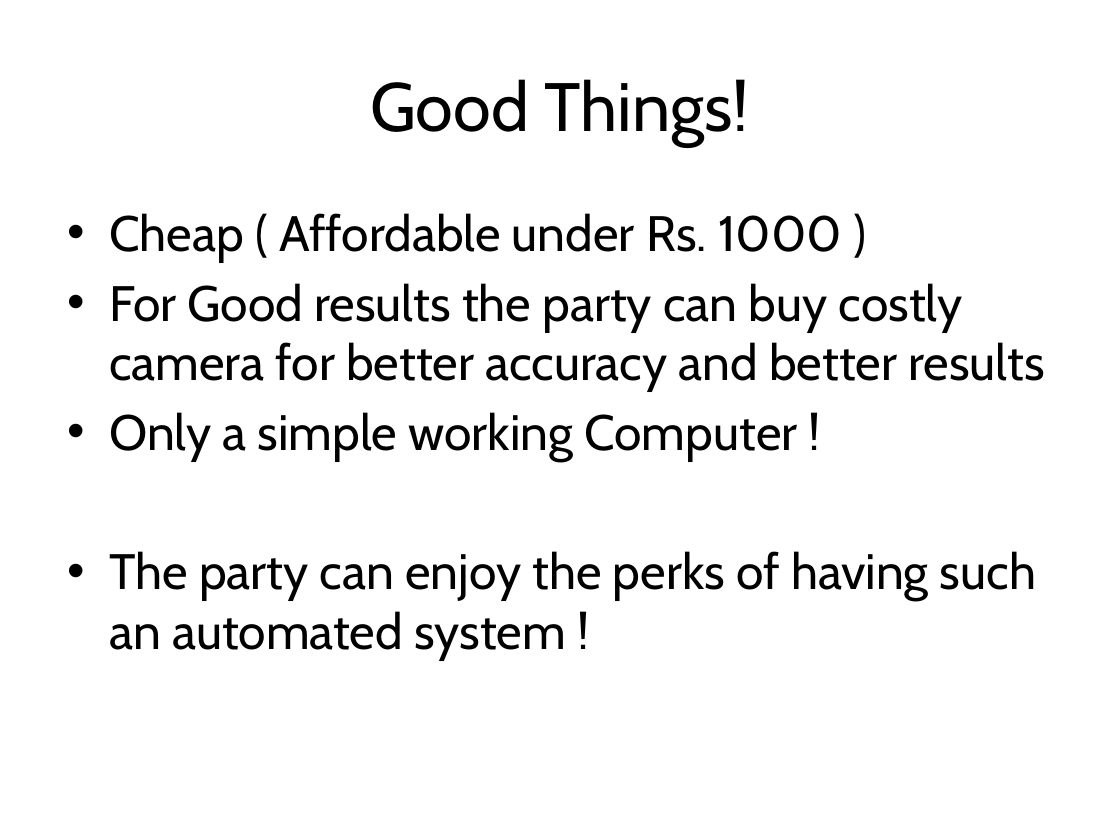
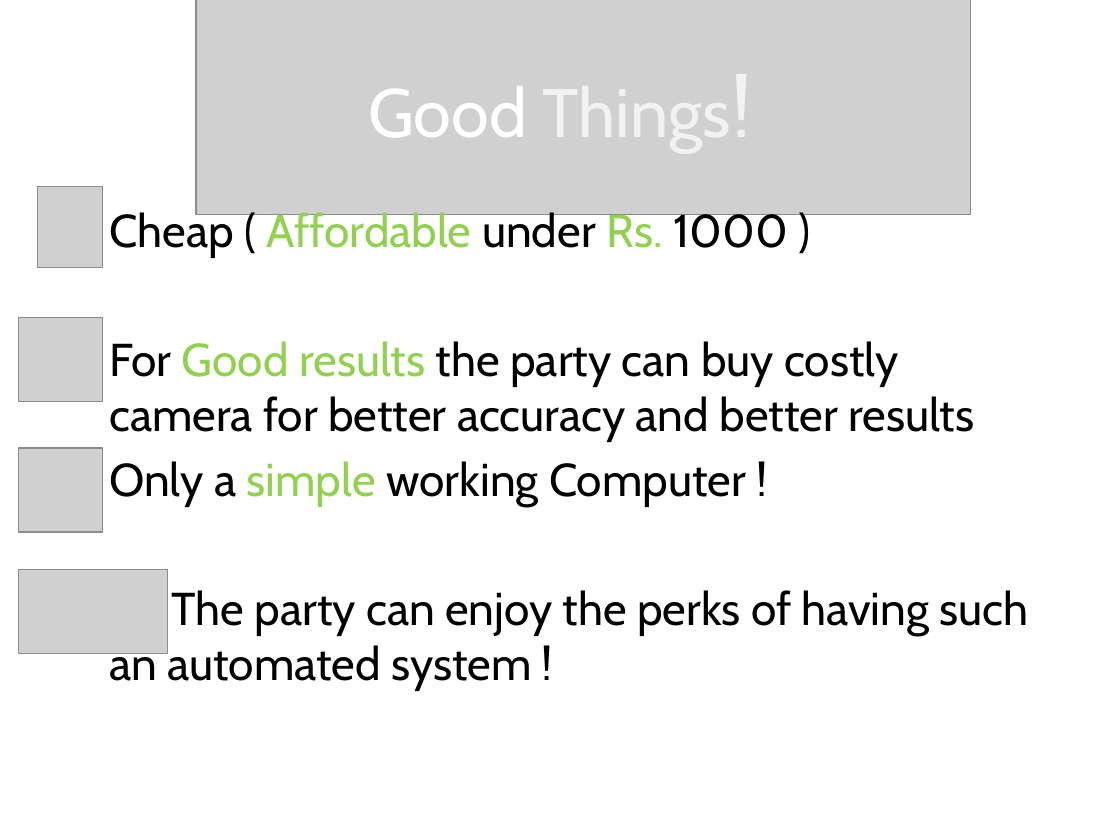
Before and after one commit to AayushShah25/Attendence-By-AI-With-Databse, a slide deck: slide 13 of Automated Attendance System – By AI.pptx. Drawn at 1120x840 pixels with LibreOffice and Linux fonts; fonts in the diff are those of the drawing; grey boxes stand for pictures. Boxes give left, top, right and bottom in pixels: in the first picture for what was removed or moved away, otherwise in the second. Text is boxed around its words. In the diff, an @@ line names an element or a change of style, - is before the commit and + after.

```diff
--- a/Automated Attendance System – By AI.pptx
+++ b/Automated Attendance System – By AI.pptx
@@ picture added at (x1=196, y1=0, x2=971, y2=214) @@
@@ title "Good Things!" at (x1=368, y1=86, x2=527, y2=138): size 44 to 54 pt, text colour #000000 to #F2F2F2 in "Things!"; text colour #000000 to #FFFFFF in "Good" @@
@@ picture added at (x1=37, y1=187, x2=102, y2=268) @@
@@ text "Cheap ( Affordable under Rs. ..." at (x1=109, y1=208, x2=1029, y2=691): size 32 to 29.6 pt; text colour #000000 to #92D050 in "Affordable Rs.", "Good results", "simple" @@
@@ picture added at (x1=19, y1=317, x2=103, y2=401) @@
@@ picture added at (x1=19, y1=448, x2=103, y2=532) @@
@@ picture added at (x1=19, y1=569, x2=168, y2=653) @@
```
Also in this commit, not shown: 3 other slides changed, 3 slides added, 1 slide removed.
